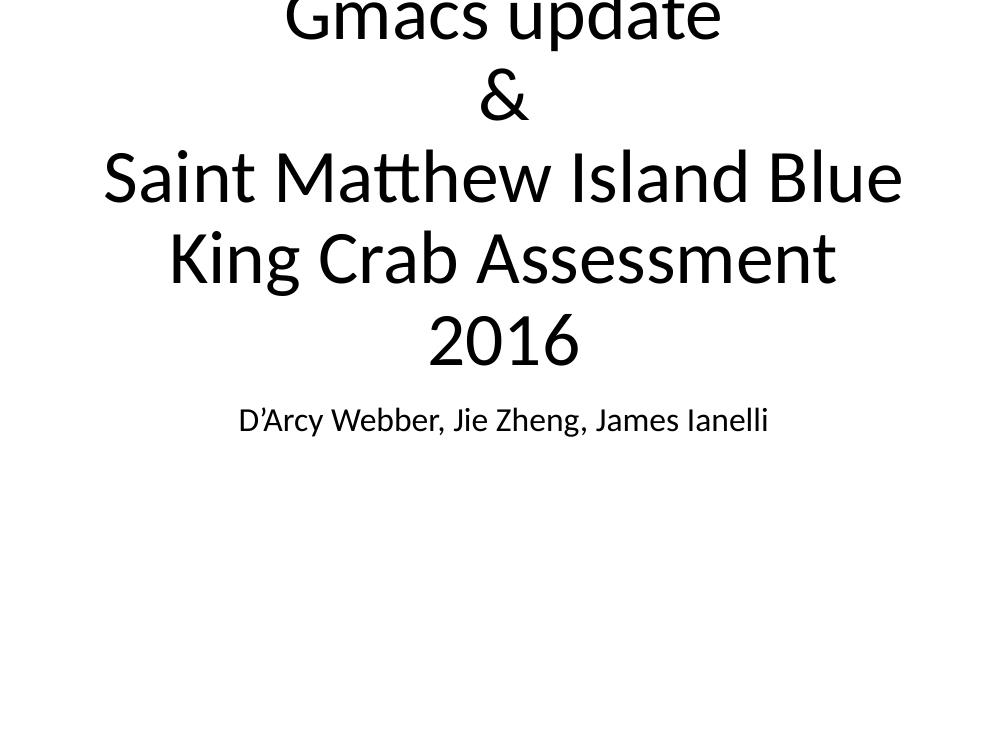
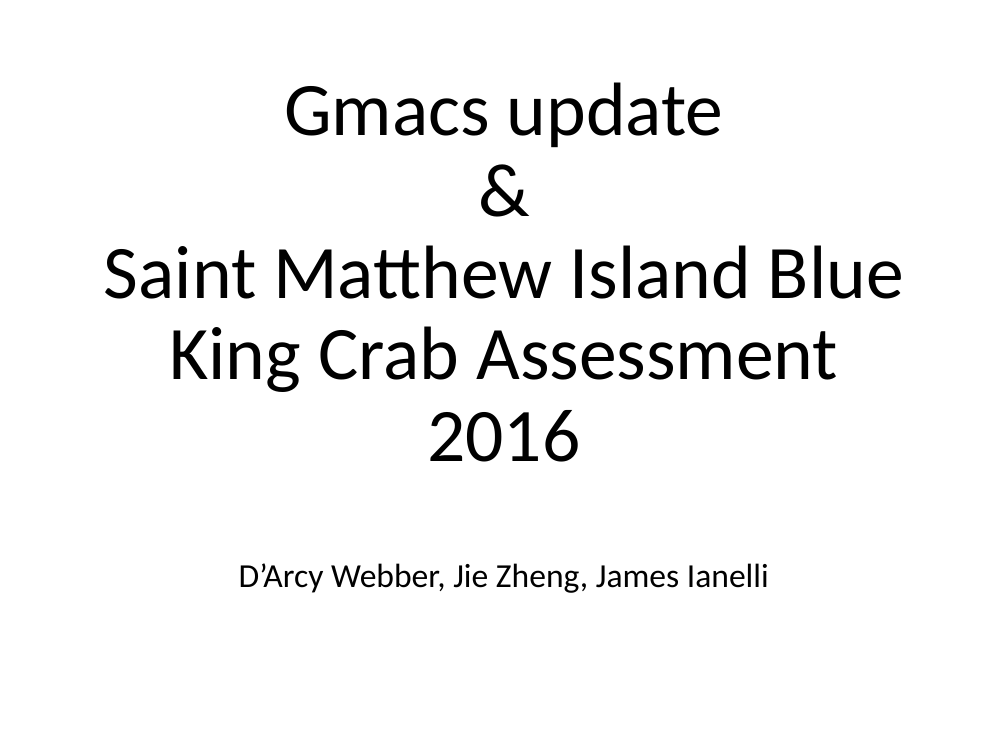
Before and after one commit to seacode/gmacs, a slide deck: slide 1 of docs/smbkc/smbkc.pptx. Drawn at 1008x756 pixels with LibreOffice and Linux fonts; fonts in the diff are those of the drawing. Boxes give left, top, right and bottom in pixels: in the first picture for what was removed or moved away, otherwise in the second. Text is boxed around its words. In the diff, an @@ line names an element or a change of style, - is before the commit and + after.

```diff
--- a/docs/smbkc/smbkc.pptx
+++ b/docs/smbkc/smbkc.pptx
@@ title "Gmacs update & Saint Matthew ..." rewrapped from (x1=104, y1=0, x2=904, y2=366) to (x1=104, y1=82, x2=904, y2=462) @@
@@ subtitle "D’Arcy Webber, Jie Zheng, James ..." moved from (x1=239, y1=407, x2=769, y2=437) to (x1=239, y1=563, x2=769, y2=593) @@
```
Also in this commit, not shown: 3 other slides changed, 2 slides added, 11 other files.
